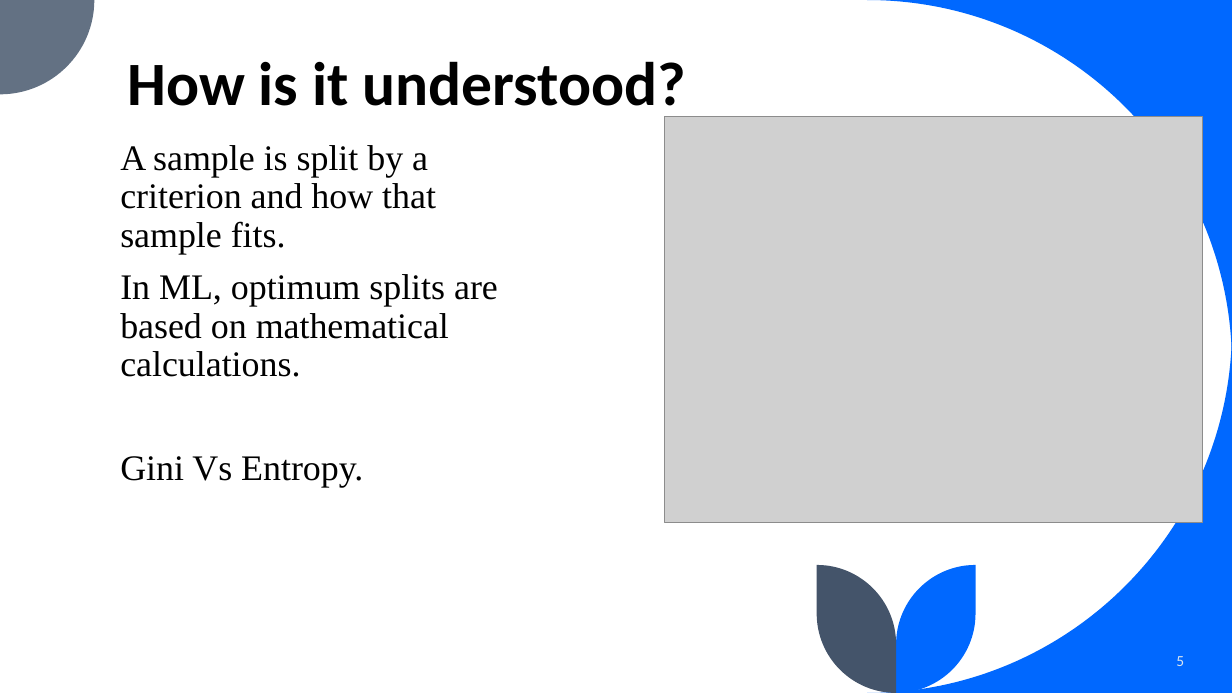
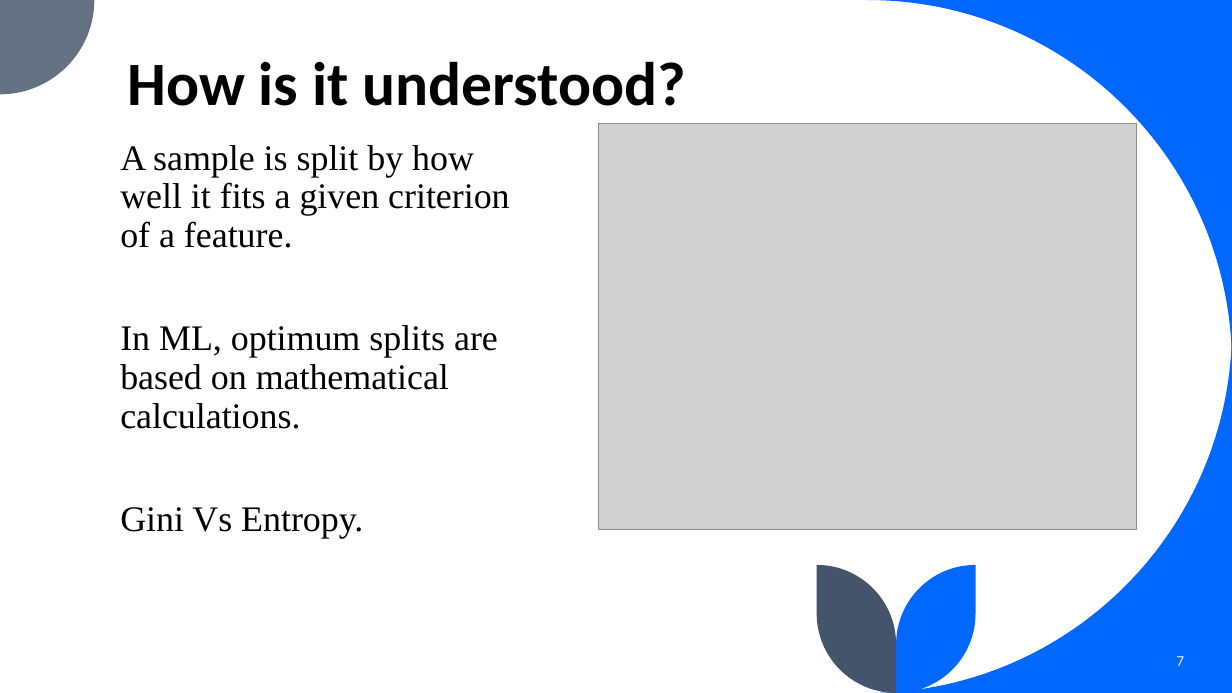
Before and after one commit to edwardoh7/wk09_fourthplace, a slide deck: slide 7 of Wk09 ppt presentation.pptx (slide 5 before the commit). Drawn at 1232x693 pixels with LibreOffice and Linux fonts; fonts in the diff are those of the drawing; grey boxes stand for pictures. Boxes give left, top, right and bottom in pixels: in the first picture for what was removed or moved away, otherwise in the second. Text is boxed around its words. In the diff, an @@ line names an element or a change of style, - is before the commit and + after.

```diff
--- a/Wk09 ppt presentation.pptx
+++ b/Wk09 ppt presentation.pptx
@@ text at [120, 145, 510, 248]: text changed @@
-A sample is split by a criterion and how that sample fits.
+A sample is split by how well it fits a given criterion of a feature.
@@ picture: place and size @@
-picture at [665, 116, 1202, 522]
+picture at [599, 124, 1137, 530]
@@ page number at [1176, 656, 1184, 666]: text changed @@
-5
+7
```
Also in this commit, not shown: 7 other slides changed, 4 slides added, 1 slide removed, 2 other files.
